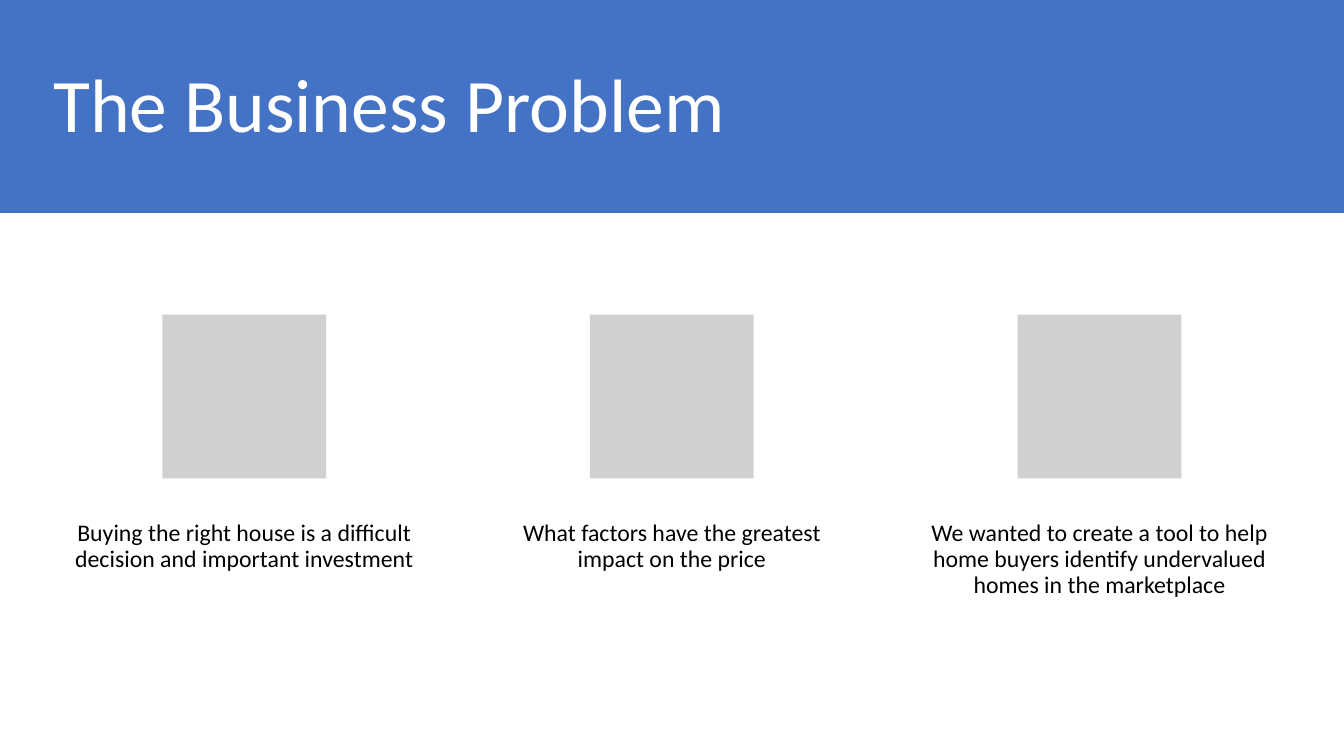
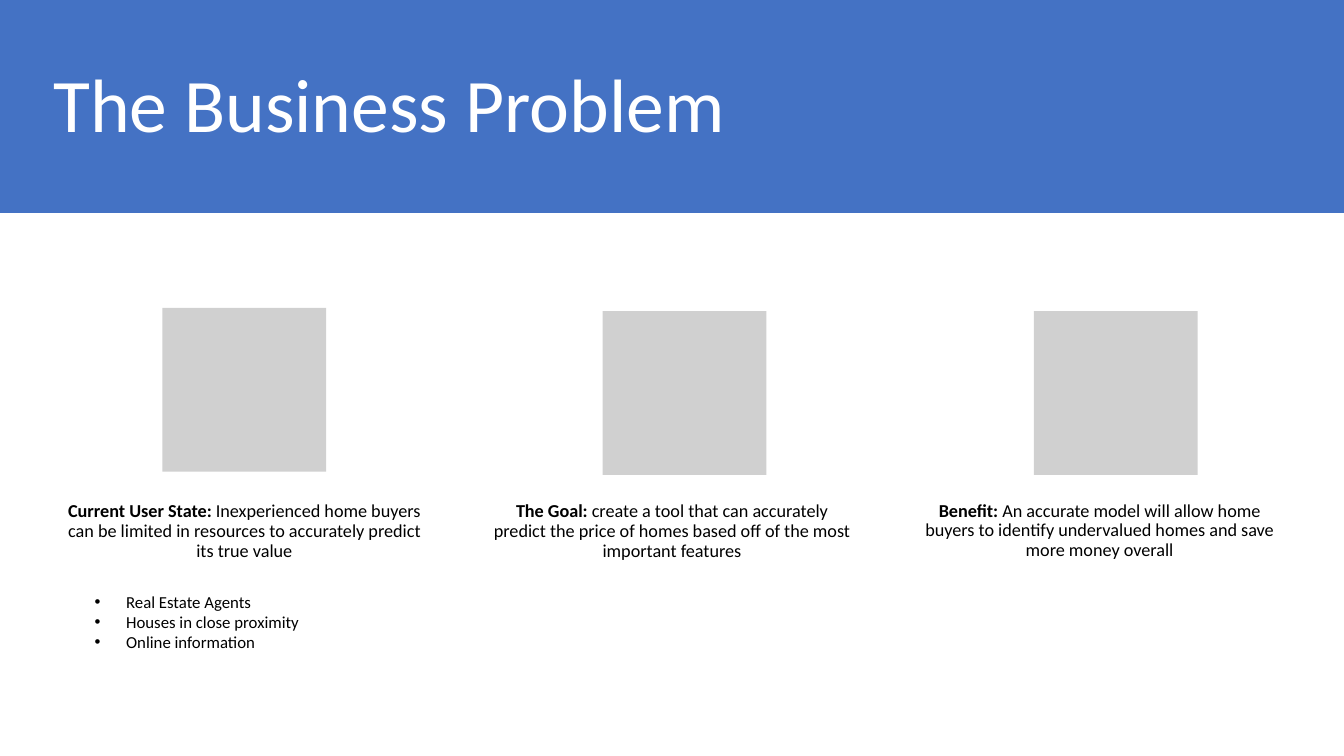
Before and after one commit to pshappycle/Home_Value_Predictor, a slide deck: slide 2 of Presentation/Advanced Regression Techniques To Predict Housing Prices.pptx. Drawn at 1344x756 pixels with LibreOffice and Linux fonts; fonts in the diff are those of the drawing; grey boxes stand for pictures. Boxes give left, top, right and bottom in pixels: in the first picture for what was removed or moved away, otherwise in the second. Text is boxed around its words. In the diff, an @@ line names an element or a change of style, - is before the commit and + after.

```diff
--- a/Presentation/Advanced Regression Techniques To Predict Housing Prices.pptx
+++ b/Presentation/Advanced Regression Techniques To Predict Housing Prices.pptx
@@ picture: place and size @@
-picture at bbox=[162, 315, 326, 478]
+picture at bbox=[162, 309, 326, 472]
@@ picture: place and size @@
-picture at bbox=[590, 315, 753, 478]
+picture at bbox=[603, 312, 766, 475]
@@ picture: place and size @@
-picture at bbox=[1018, 315, 1182, 478]
+picture at bbox=[1034, 312, 1198, 475]
@@ text added at bbox=[68, 504, 420, 557], 13 pt, text #000000 @@
+Current User State: Inexperienced home buyers can be limited in resources to accurately predict its true value
@@ text at bbox=[494, 504, 850, 560]: text changed; size 17 to 13 pt @@
-What factors have the greatest impact on the price
+The Goal: create a tool that can accurately predict the price of homes based off of the most important features
@@ text at bbox=[925, 504, 1274, 559]: text changed; size 17 to 13 pt @@
-We wanted to create a tool to help home buyers identify undervalued homes in the marketplace
+Benefit: An accurate model will allow home buyers to identify undervalued homes and save more money overall
@@ text removed at bbox=[75, 524, 413, 571] @@
-Buying the right house is a difficult decision and important investment
@@ text added at bbox=[126, 596, 298, 648], 12 pt, text #000000 @@
+• Real Estate Agents
+• Houses in close proximity
+• Online information
```
Also in this commit, not shown: 4 other slides changed, 4 slides added, 4 slides removed, 6 other files.
